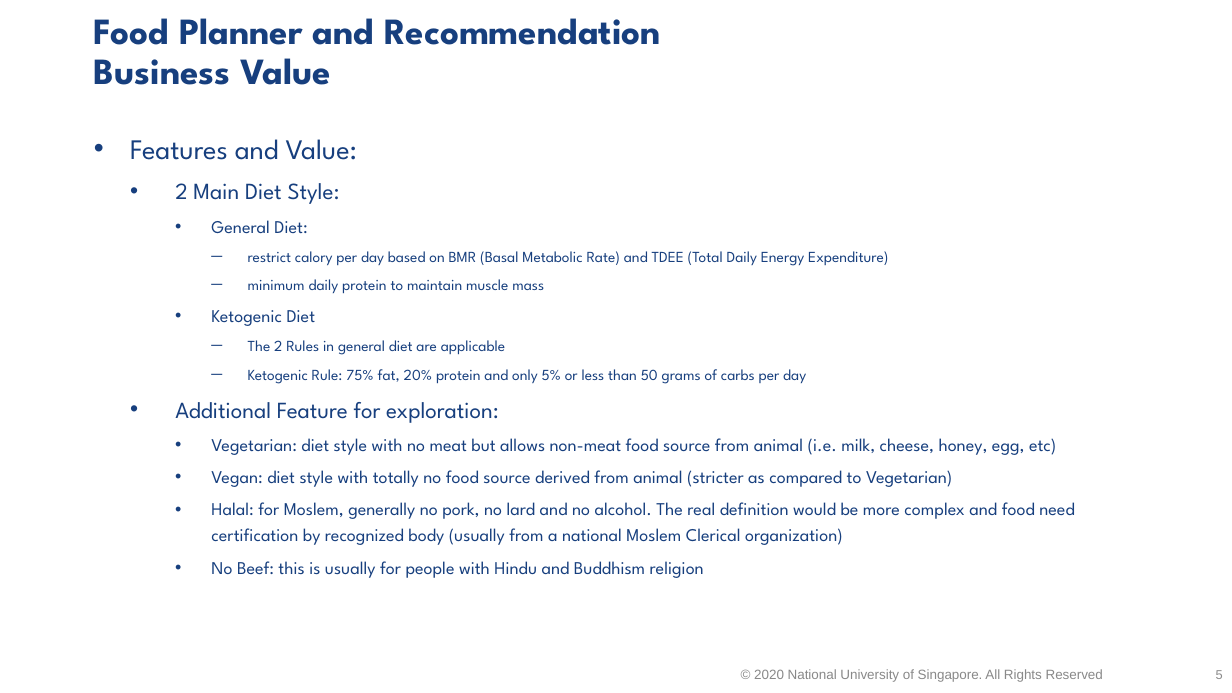
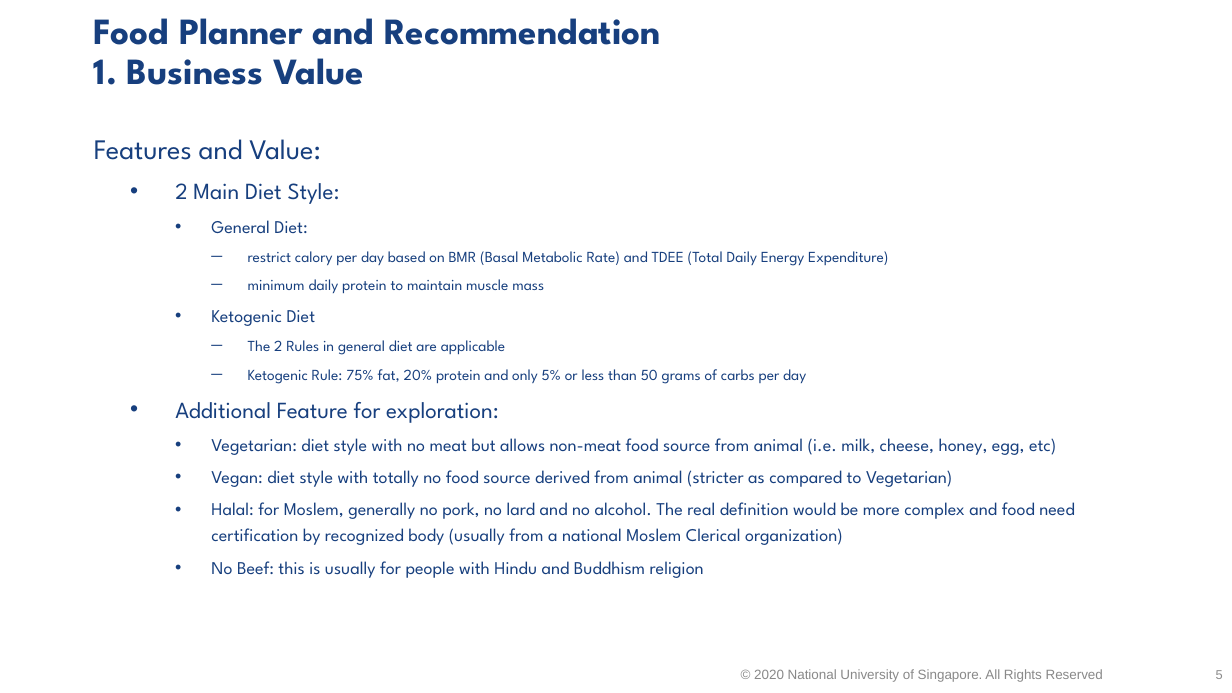
Before and after one commit to ISS-IS02PT/IRS-PM-ISY5001-2020-01-18-GROUP5-A.I.-Food-Recommender, a slide deck: slide 5 of Presentation/Mid-Project/IRS-Intelligent-Reasoning-Systems-Practice-Module-Mid-Project-Presenation_Grp5.pptx. Drawn at 1232x693 pixels with LibreOffice and Linux fonts; fonts in the diff are those of the drawing; background and template pictures are left out. Boxes give left, top, right and bottom in pixels: in the first picture for what was removed or moved away, otherwise in the second. Text is boxed around its words. In the diff, an @@ line names an element or a change of style, - is before the commit and + after.

```diff
--- a/Presentation/Mid-Project/IRS-Intelligent-Reasoning-Systems-Practice-Module-Mid-Project-Presenation_Grp5.pptx
+++ b/Presentation/Mid-Project/IRS-Intelligent-Reasoning-Systems-Practice-Module-Mid-Project-Presenation_Grp5.pptx
@@ title at bbox=[94, 18, 661, 85]: text changed @@
-Food Planner and Recommendation
-Business Value
+Food Planner and Recommendation
+1. Business Value
@@ text at bbox=[94, 139, 320, 160]: bullet • to none @@
```
Also in this commit, not shown: 2 other slides changed, 2 slides added.
